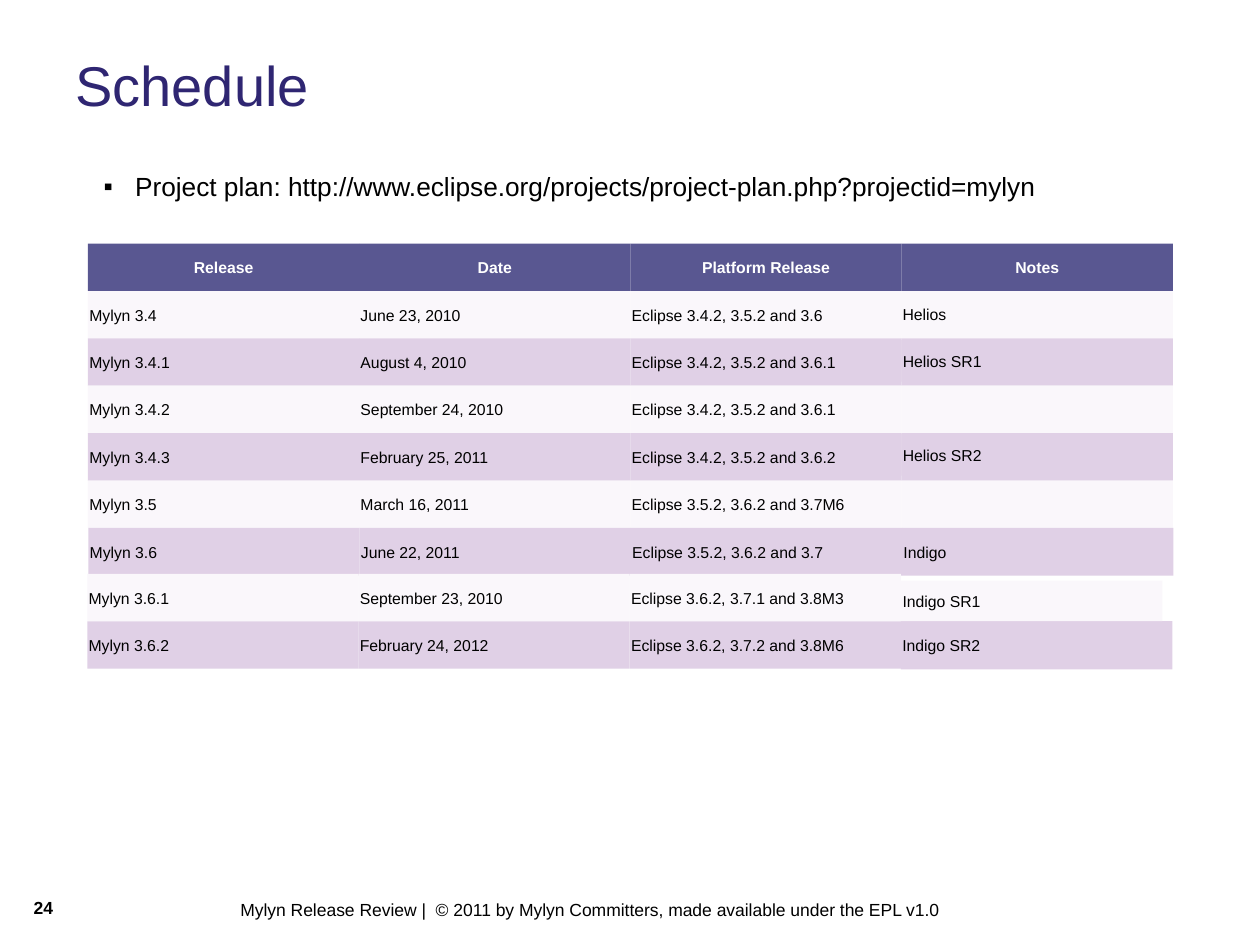
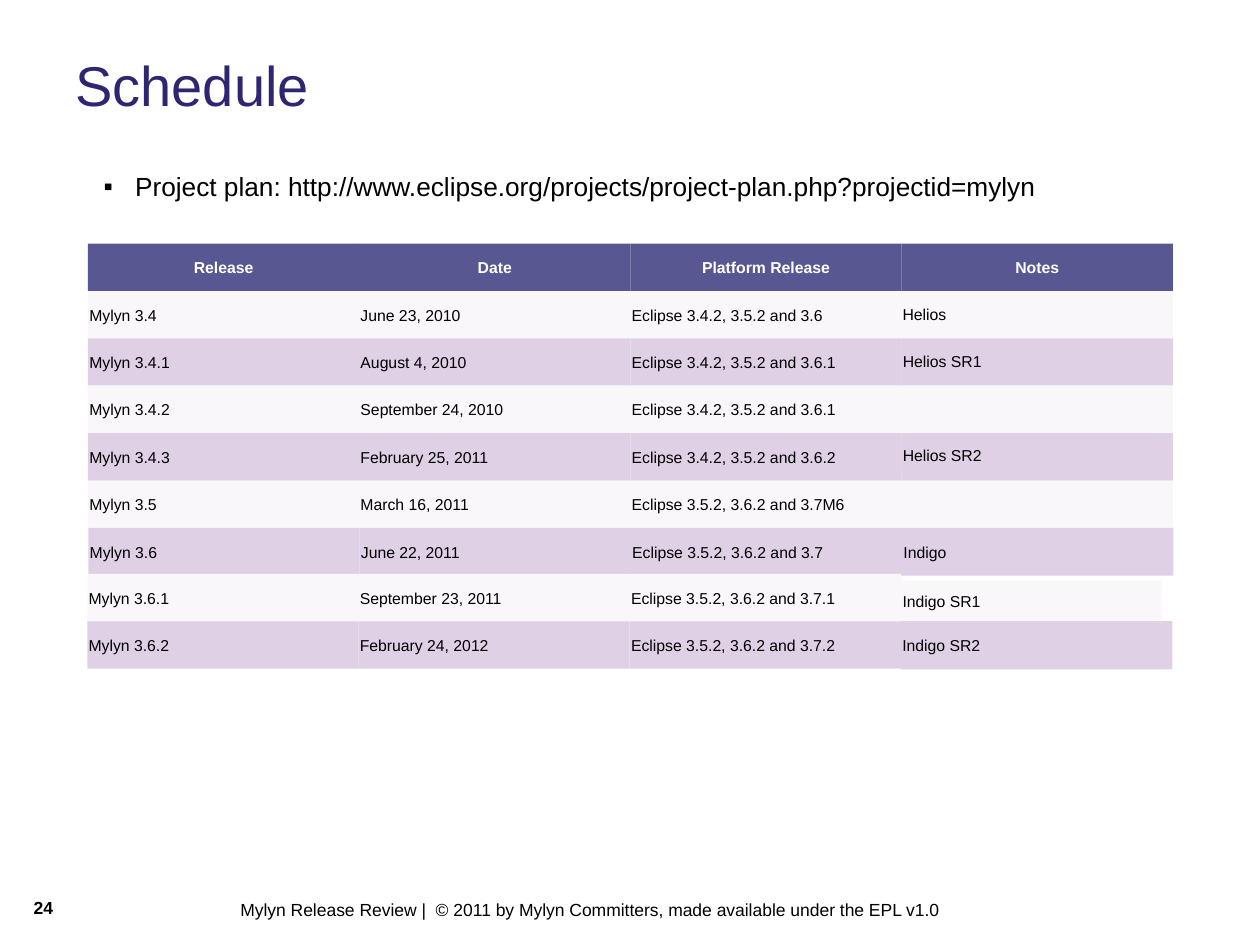
Before and after one commit to eclipse-mylyn/mylyn-website, a slide deck: slide 24 of publications/2011-06-mylyn-3.6-release-review.ppt. Drawn at 1260x945 pixels with LibreOffice and Linux fonts; fonts in the diff are those of the drawing; background and template pictures are left out. Boxes give left, top, right and bottom in pixels: in the first picture for what was removed or moved away, otherwise in the second. Text is boxed around its words. In the diff, an @@ line names an element or a change of style, - is before the commit and + after.

```diff
--- a/publications/2011-06-mylyn-3.6-release-review.ppt
+++ b/publications/2011-06-mylyn-3.6-release-review.ppt
@@ text in rectangle at box(360, 592, 502, 608): text changed @@
-September 23, 2010
+September 23, 2011
@@ text in rectangle at box(631, 592, 835, 608): text changed @@
-Eclipse 3.6.2, 3.7.1 and 3.8M3
+Eclipse 3.5.2, 3.6.2 and 3.7.1
@@ text in rectangle at box(631, 639, 835, 655): text changed @@
-Eclipse 3.6.2, 3.7.2 and 3.8M6
+Eclipse 3.5.2, 3.6.2 and 3.7.2
```
Also in this commit, not shown: 1 other slide changed, 1 other file.
